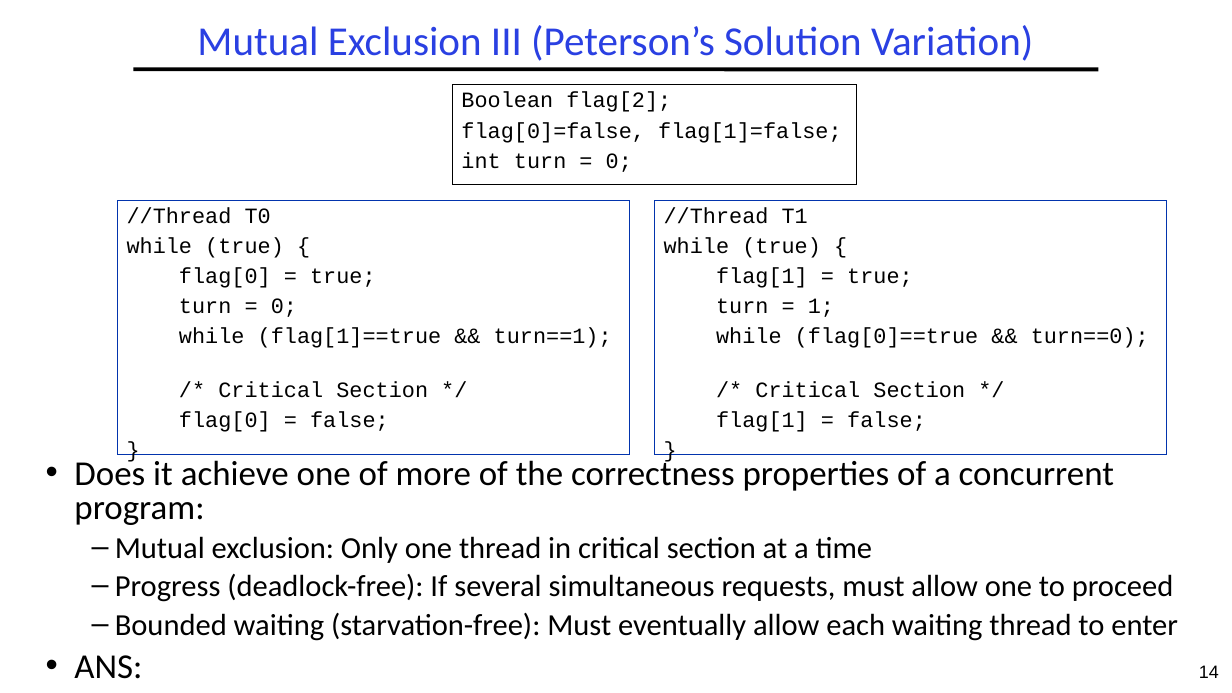
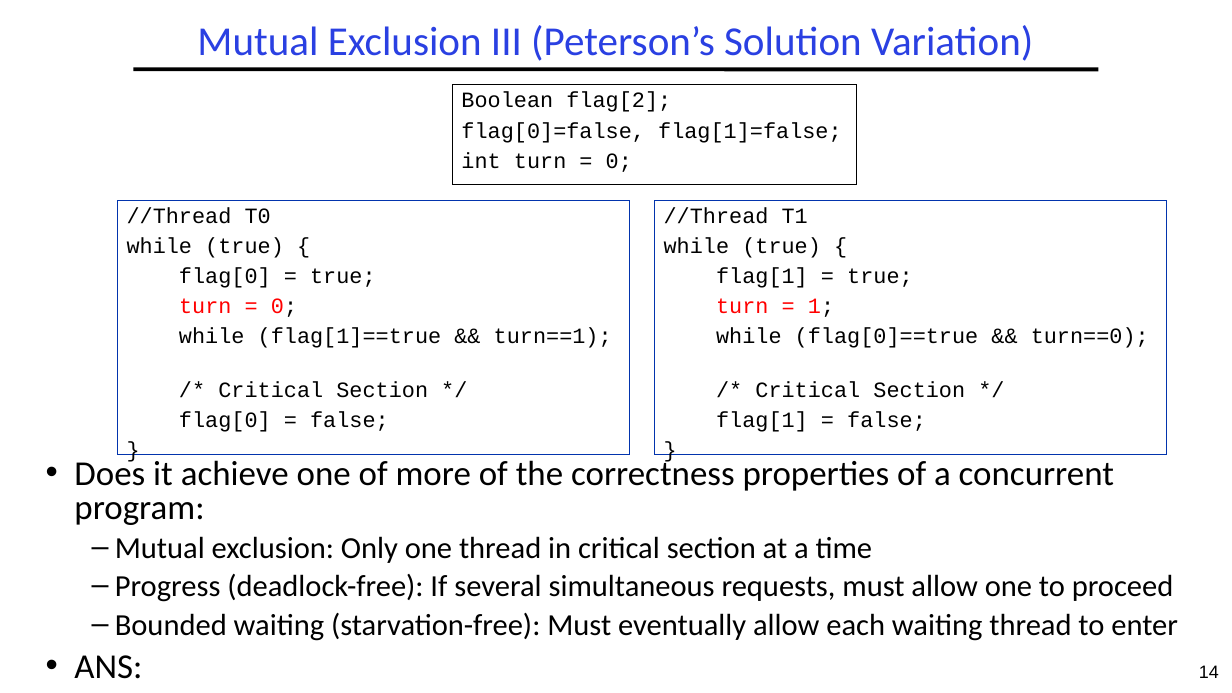
Before and after one commit to guhofstra/CSC256Fa25, a slide deck: slide 14 of PPTs/L3-Exercises ANS.pptx. Drawn at 1232x693 pixels with LibreOffice and Linux fonts; fonts in the diff are those of the drawing. Boxes give left, top, right and bottom in pixels: in the first picture for what was removed or moved away, otherwise in the second. Text is boxed around its words. In the diff, an @@ line names an element or a change of style, - is before the commit and + after.

```diff
--- a/PPTs/L3-Exercises ANS.pptx
+++ b/PPTs/L3-Exercises ANS.pptx
@@ text in rectangle at (x1=179, y1=298, x2=297, y2=317): text colour #000000 to #FF0000 in "turn = 0;" @@
@@ text in rectangle at (x1=716, y1=298, x2=834, y2=317): text colour #000000 to #FF0000 in "turn = 1;" @@
```
Also in this commit, not shown: 5 other slides changed, 5 other files.
